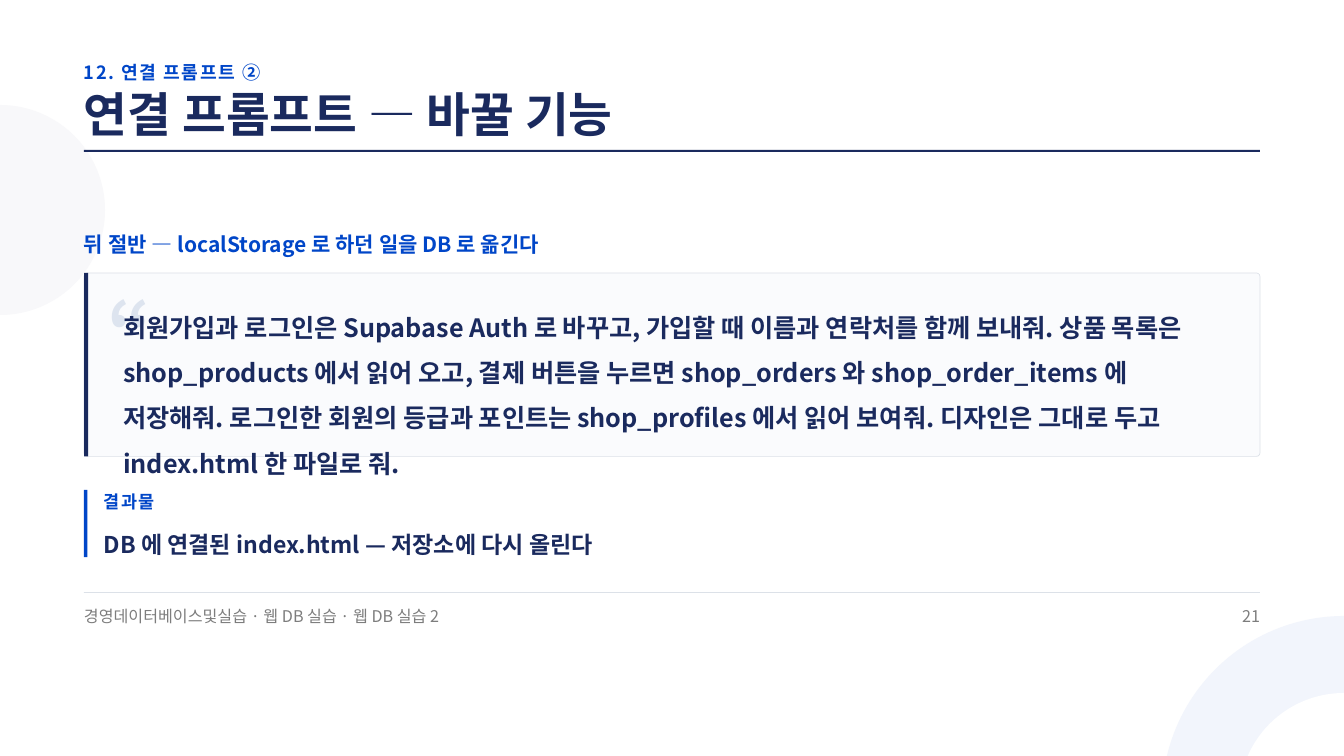
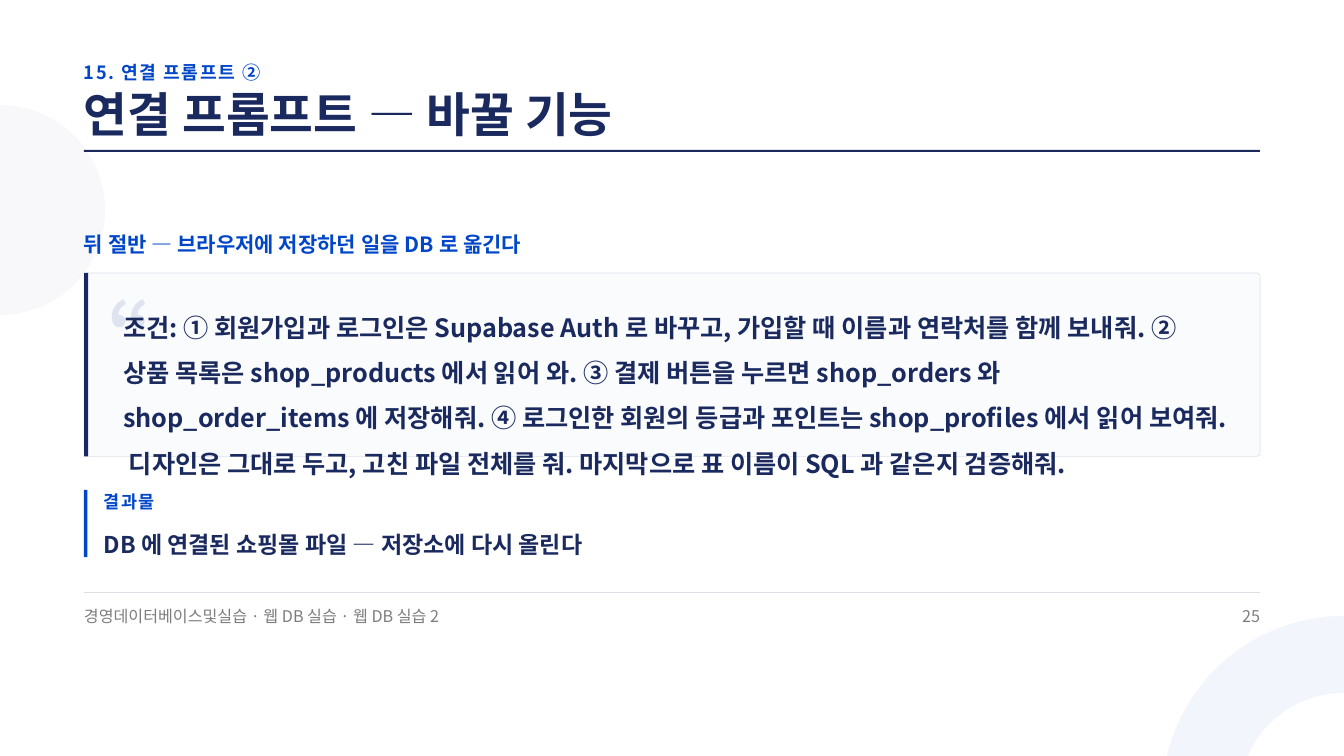
Before and after one commit to jungaistar/materials, a slide deck: slide 25 of koreatech-db/webdb/웹DB실습2_Supabase로_쇼핑몰에_DB_연결하기.pptx (slide 21 before the commit). Drawn at 1344x756 pixels with LibreOffice and Linux fonts; fonts in the diff are those of the drawing. Boxes give left, top, right and bottom in pixels: in the first picture for what was removed or moved away, otherwise in the second. Text is boxed around its words. In the diff, an @@ line names an element or a change of style, - is before the commit and + after.

Commit message:
koreatech-db 웹 DB 실습 강의안(그림 · 프롬프트 · 웹 구조 보강): 웹DB실습2_Supabase로_쇼핑몰에_DB_연결하기.pptx

```diff
--- a/koreatech-db/webdb/웹DB실습2_Supabase로_쇼핑몰에_DB_연결하기.pptx
+++ b/koreatech-db/webdb/웹DB실습2_Supabase로_쇼핑몰에_DB_연결하기.pptx
@@ text at [84,63,260,81]: text changed @@
-12. 연결 프롬프트 ②
+15. 연결 프롬프트 ②
@@ text at [84,234,521,254]: text changed @@
-뒤 절반 — localStorage 로 하던 일을 DB 로 옮긴다
+뒤 절반 — 브라우저에 저장하던 일을 DB 로 옮긴다
@@ text at [123,315,1227,478]: text changed @@
-회원가입과 로그인은 Supabase Auth 로 바꾸고, 가입할 때 이름과 연락처를 함께 보내줘. 상품 목록은 shop_products 에서 읽어 오고, 결제 버튼을 누르면 shop_orders 와 shop_order_items 에 저장해줘. 로그인한 회원의 등급과 포인트는 shop_profiles 에서 읽어 보여줘. 디자인은 그대로 두고 index.html 한 파일로 줘.
+조건: ① 회원가입과 로그인은 Supabase Auth 로 바꾸고, 가입할 때 이름과 연락처를 함께 보내줘. ② 상품 목록은 shop_products 에서 읽어 와. ③ 결제 버튼을 누르면 shop_orders 와 shop_order_items 에 저장해줘. ④ 로그인한 회원의 등급과 포인트는 shop_profiles 에서 읽어 보여줘. 디자인은 그대로 두고, 고친 파일 전체를 줘. 마지막으로 표 이름이 SQL 과 같은지 검증해줘.
@@ text at [104,533,583,555]: text changed @@
-DB 에 연결된 index.html — 저장소에 다시 올린다
+DB 에 연결된 쇼핑몰 파일 — 저장소에 다시 올린다
@@ text at [1242,610,1260,622]: text changed @@
-21
+25
```
Also in this commit, not shown: 29 other slides changed, 5 slides added.
